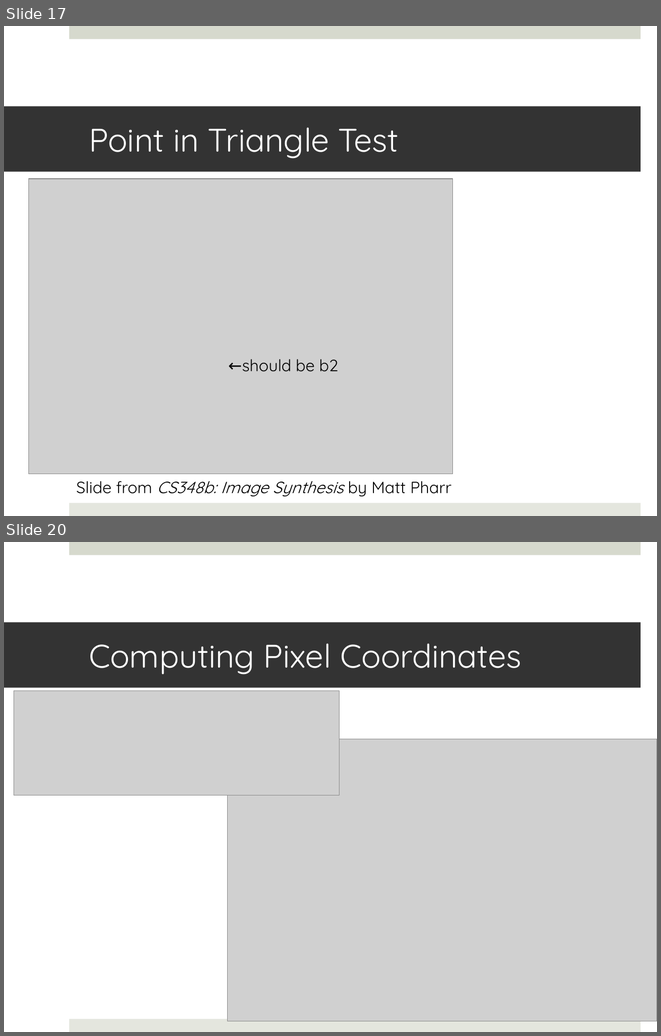
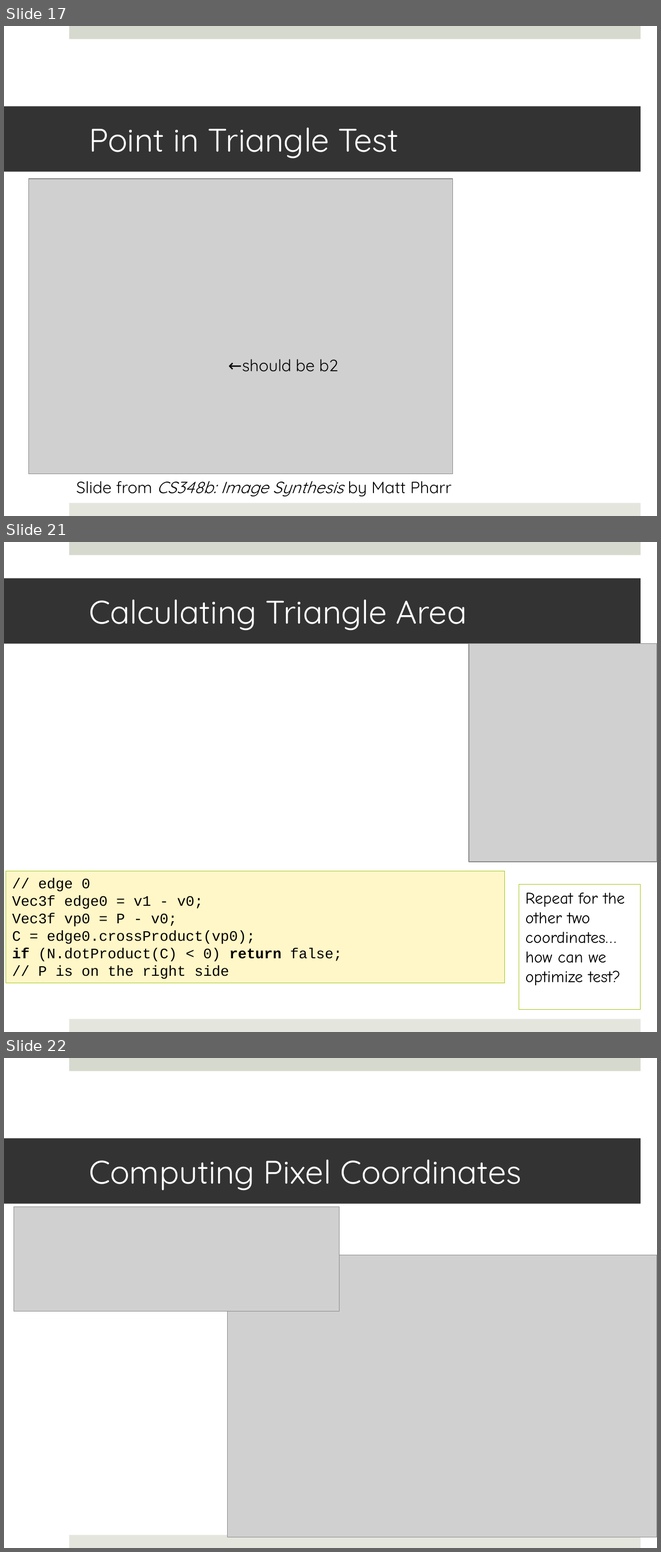
Before and after one commit to shaffer1/UIllinois_Rendering, a slide deck: Lecture-2-Ray Tracing.pptx. Shown one above the other, each under a label of ours: slides 17 and 20 before the commit, slides 17, 21 and 22 after it; the slides between them are not shown. The pictures are 661x1036 and 661x1552 pixels, drawn with LibreOffice and Linux fonts; fonts in the diff are those of the drawing; grey boxes stand for pictures. Boxes give left, top, right and bottom in pixels: in the first picture for what was removed or moved away, otherwise in the second. Text is boxed around its words. In the diff, an @@ line names an element or a change of style, - is before the commit and + after.

```diff
--- a/Lecture-2-Ray Tracing.pptx
+++ b/Lecture-2-Ray Tracing.pptx
@@ slide 21 added at <box>4,542,657,1032</box>, background #FFFFFF; not listed: 2 template elements that a slide beside it also shows @@
@@ title added at <box>4,578,641,643</box>, fill #333333, 36 pt, text #FFFFFF @@
+Calculating Triangle Area
@@ picture added at <box>469,643,657,861</box> @@
@@ rectangle added at <box>6,871,505,983</box>, fill #FFF7C7, outline #A2C816 0.75 pt, 16 pt, text #000000 @@
+// edge 0
+Vec3f edge0 = v1 - v0;
+Vec3f vp0 = P - v0;
+C = edge0.crossProduct(vp0);
+if (N.dotProduct(C) < 0) return false;
+// P is on the right side
@@ rectangle added at <box>519,884,641,1009</box>, outline #A2C816 0.75 pt, 18 pt, text #000000 @@
+Repeat for the other two coordinates… how can we optimize test?
@@ what was slide 20 is now slide 22 @@
```
Also in this commit, not shown: 1 slide changed, 1 other slide added.
